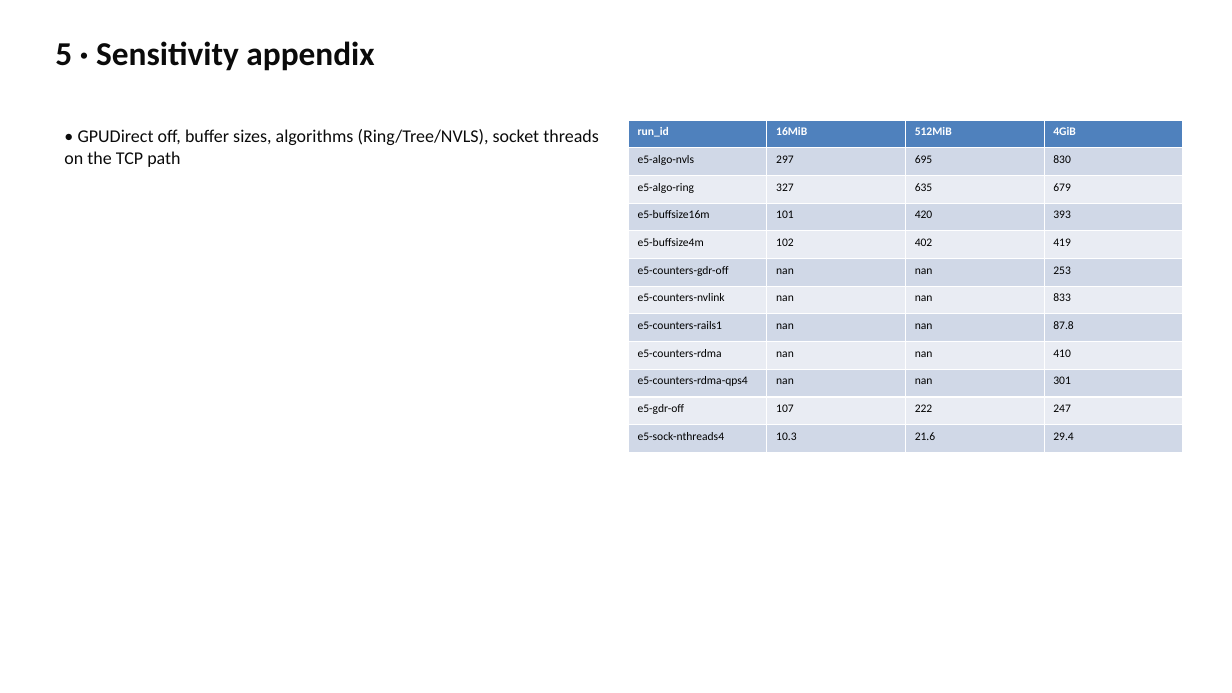
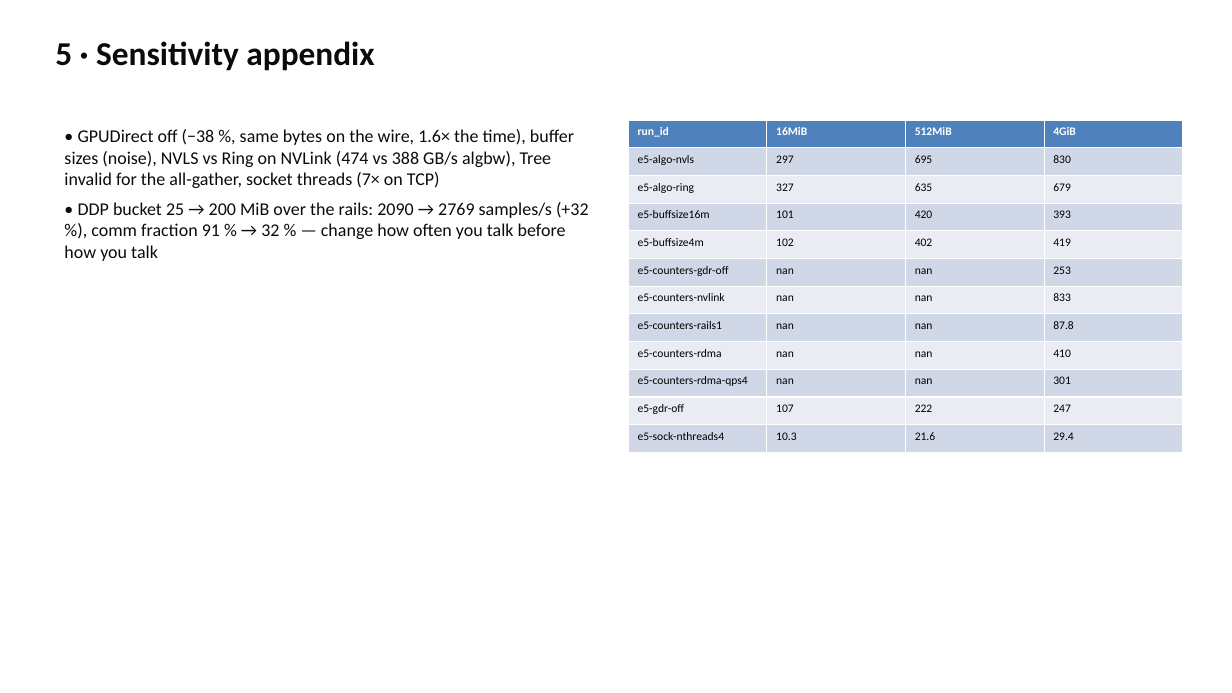
Before and after one commit to drkennetz/nccl_to_training_walkthrough, a slide deck: slide 8 of slides/compass.pptx. Drawn at 1232x693 pixels with LibreOffice and Linux fonts; fonts in the diff are those of the drawing. Boxes give left, top, right and bottom in pixels: in the first picture for what was removed or moved away, otherwise in the second. Text is boxed around its words. In the diff, an @@ line names an element or a change of style, - is before the commit and + after.

```diff
--- a/slides/compass.pptx
+++ b/slides/compass.pptx
@@ text at (64,129,589,261): text changed @@
-• GPUDirect off, buffer sizes, algorithms (Ring/Tree/NVLS), socket threads on the TCP path
+• GPUDirect off (−38 %, same bytes on the wire, 1.6× the time), buffer sizes (noise), NVLS vs Ring on NVLink (474 vs 388 GB/s algbw), Tree invalid for the all-gather, socket threads (7× on TCP)
+• DDP bucket 25 → 200 MiB over the rails: 2090 → 2769 samples/s (+32 %), comm fraction 91 % → 32 % — change how often you talk before how you talk
```
Also in this commit, not shown: 2 other slides changed, 6 other files.
